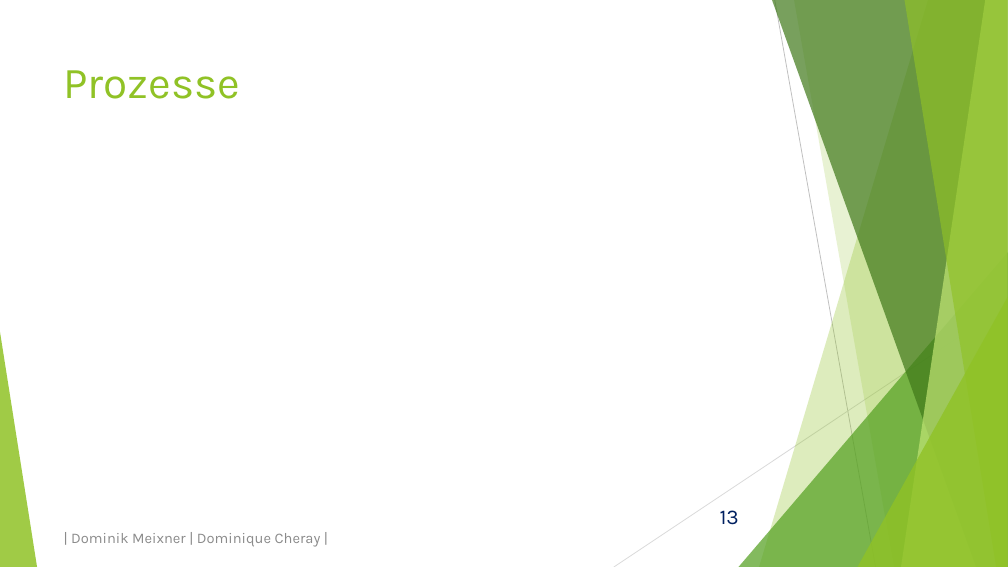
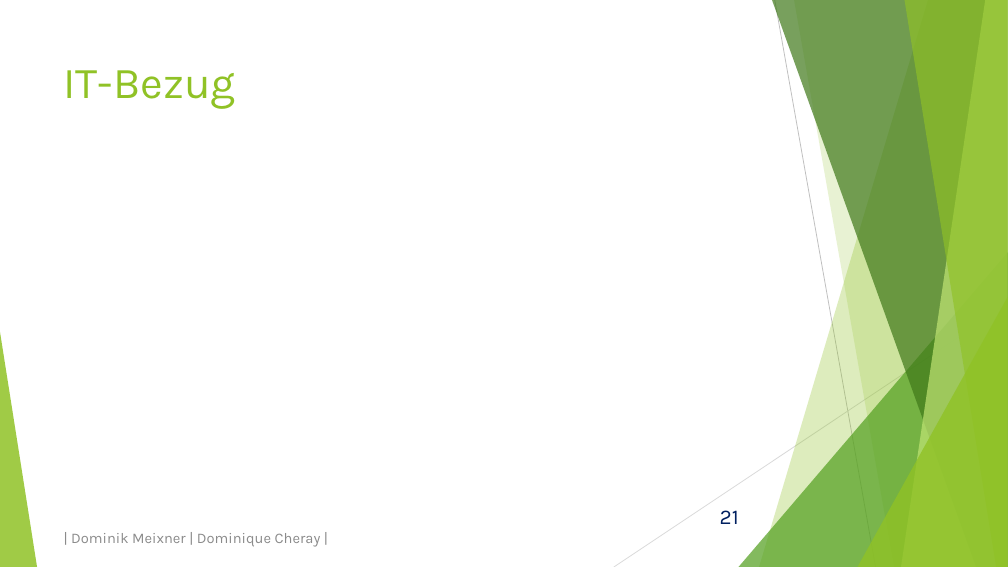
Before and after one commit to domeix/BlaBla, a slide deck: slide 21 of GesundheitsamtPraes.pptx (slide 13 before the commit). Drawn at 1008x567 pixels with LibreOffice and Linux fonts; fonts in the diff are those of the drawing. Boxes give left, top, right and bottom in pixels: in the first picture for what was removed or moved away, otherwise in the second. Text is boxed around its words. In the diff, an @@ line names an element or a change of style, - is before the commit and + after.

Commit message:
Wieder Präsentation
Präsentation um Prozesse erweitert

```diff
--- a/GesundheitsamtPraes.pptx
+++ b/GesundheitsamtPraes.pptx
@@ title at [64,70,236,109]: text changed @@
-Prozesse
+IT-Bezug
@@ page number at [720,510,739,524]: text changed @@
-13
+21
```
Also in this commit, not shown: 8 slides added, 2 other files.
